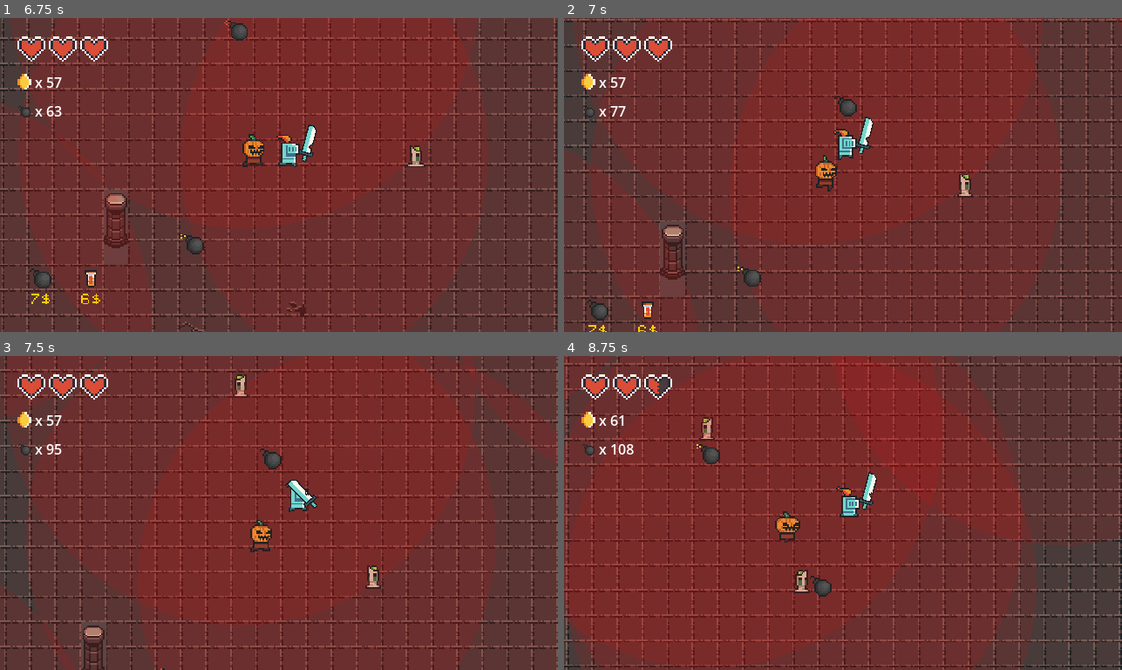
Above: before the commit, frames 1-4 (two rows, left to right).
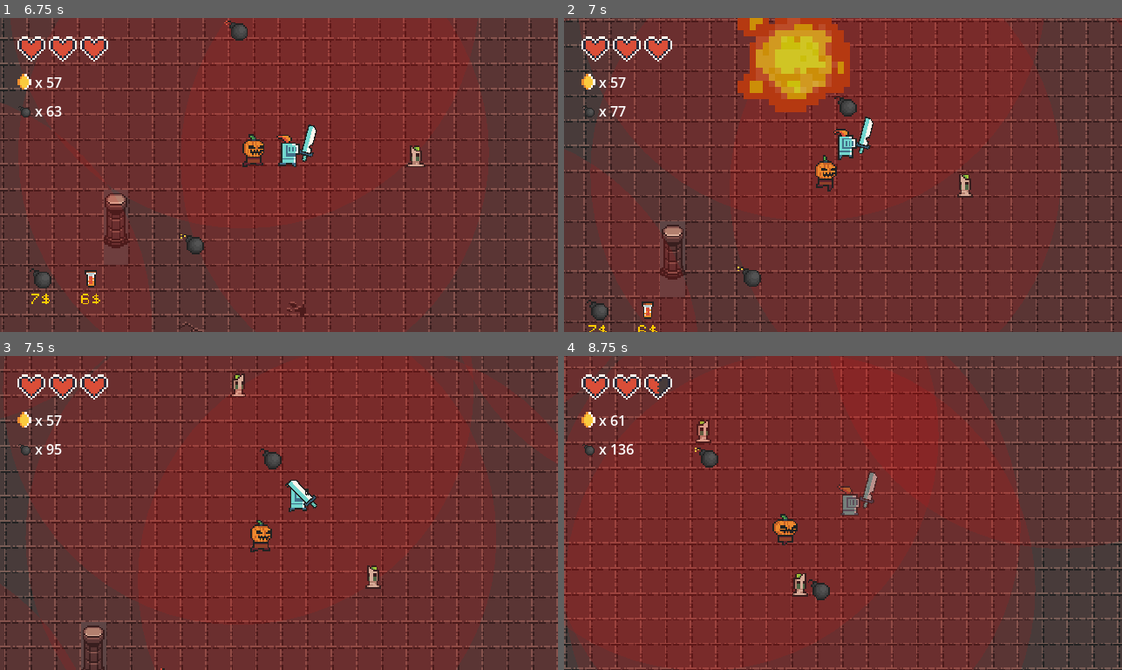
Above: after the commit, the same moments.

Repository: dadifr/Mobile_comp_Godot
Game: Godot game, scene res://scenes/world.tscn
Two runs of this game, one before a commit and one after it. Both use one fixed random seed, a clock stepped at 60 frames per second and the inputs below.
Inputs:
- Up to frame 1 (6.75 s): hold Right (ui_right) 0.53-1.28 s; tap Space (attack) at 0.6, 3.05, 3.6, 6.05 s; tap E (place_bomb) at 0.8, 1.35, 3.8, 5.1 s; hold Down (ui_down) 1.28-2.03 s; tap M at 1.55, 4.55, 5.85 s; hold Right (ui_right) 2.03-2.78 s; hold M 2.03-2.78 s; tap B at 2.3, 2.85 s; hold Up (ui_up) 2.78-3.53 s; hold Left (ui_left) 3.53-5.03 s; tap F (interact) at 4.35 s; hold Down (ui_down) 5.03-5.78 s; hold B 5.03-5.78 s; hold Right (ui_right) 5.78-6.53 s; hold Up (ui_up) from 6.53 s (still down); hold B from 6.53 s (still down)
- Up to frame 2 (7 s): keep holding Up (ui_up); keep holding B; tap E (place_bomb) at 6.8 s
- Up to frame 3 (7.5 s): release Up (ui_up) at 7.28 s; release B at 7.28 s; hold Right (ui_right) from 7.28 s (still down); tap Space (attack) at 7.35 s
- Up to frame 4 (8.75 s): tap M at 7.55 s; release Right (ui_right) at 8.03 s; hold Down (ui_down) from 8.03 s (still down); hold B from 8.03 s (still down); tap E (place_bomb) at 8.1 s

Frame 1 is identical in both runs. In frame 2, 4.9% of the frame differs, in the area x 31-52%, y 0-30%; in frame 3, 0.1%; in frame 4, 28%, in the area x 0-100%, y 0-100%.

Commit message:
fix sicurezza
salvaguardia per errori implementata sulle bombe, frecce e giocatori

Diff:
--- a/scenes/bomb.tscn
+++ b/scenes/bomb.tscn
@@ -55,7 +55,7 @@
 }],
 "loop": false,
 "name": &"explosion",
-"speed": 6.0
+"speed": 20.0
 }, {
 "frames": [{
 "duration": 1.0,
@@ -89,6 +89,8 @@
 sprite_frames = SubResource("SpriteFrames_3nocn")
 animation = &"explosion"
 autoplay = "timerDeto"
+frame = 3
+frame_progress = 1.0
 
 [node name="CollisionShape2D" type="CollisionShape2D" parent="."]
 position = Vector2(1, 1)
--- a/scenes/cavaliere.tscn
+++ b/scenes/cavaliere.tscn
@@ -127,6 +127,7 @@
 motion_mode = 1
 script = ExtResource("1_v6fml")
 bomb_scene = ExtResource("2_hicpa")
+knockback_force = 200.0
 metadata/_edit_group_ = true
 
 [node name="AnimatedSprite2D" type="AnimatedSprite2D" parent="."]
--- a/scripts/bomb.gd
+++ b/scripts/bomb.gd
@@ -1,6 +1,9 @@
 extends RigidBody2D
 
 @export var damage = 5
+
+# Variabile per assicurarci che esploda una volta sola
+var exploded = false
 
 func _ready():
 	# Colleghiamo il timer
@@ -10,26 +13,52 @@
 	explode()
 
 func explode():
+	# PROTEZIONE 1: Evita doppie esplosioni (se timer e collisione accadono insieme)
+	if exploded:
+		return
+	exploded = true
+
 	# 1. VISUAL
 	$AnimatedSprite2D.play("explosion")
-	$AnimatedSprite2D.scale = Vector2(4, 4) # Diventa grande (effetto boom economico)
+	$AnimatedSprite2D.scale = Vector2(4, 4)
 
-	# 2. LOGICA: Attiva l'area di danno
-	# Dobbiamo aspettare un micro-secondo che la fisica si aggiorni
-	$BlastArea.monitoring = true
+	# Blocchiamo la bomba dov'è, così non rotola via mentre esplode
+	freeze = true
 
-	await get_tree().create_timer(0.1).timeout # Aspetta un attimo per rilevare i nemici
+	# 2. LOGICA SICURA: Attiva l'area di danno
+	# IMPORTANTE: Usiamo set_deferred invece di cambiare "monitoring" direttamente.
+	# Questo evita crash se il motore fisico sta lavorando in quel momento.
+	$BlastArea.set_deferred("monitoring", true)
+
+	# PROTEZIONE 2: Tempismo Fisico
+	# Invece di un timer a caso (0.1), aspettiamo esattamente 2 frame fisici.
+	# Questo garantisce che Godot abbia aggiornato la lista dei corpi sovrapposti.
+	await get_tree().physics_frame
+	await get_tree().physics_frame
 
 	# 3. DANNO: Cerca chi c'è nell'area
 	var bodies = $BlastArea.get_overlapping_bodies()
+
 	for body in bodies:
+		# PROTEZIONE 3: Il corpo esiste ancora?
+		# Se un nemico muore nello stesso istante, questa riga evita il crash.
+		if not is_instance_valid(body):
+			continue
+
+		# Evitiamo che la bomba colpisca se stessa
+		if body == self:
+			continue
+
+		# Gestione Danno
 		if body.has_method("take_damage"):
-			body.take_damage(damage, global_position)
+			# Logica originale: Se è il player, fa solo 1 danno
+			if body.is_in_group("player"):
+				body.take_damage(2, global_position)
+			else:
+				# Altrimenti fa danno pieno (es. ai nemici)
+				body.take_damage(damage, global_position)
 
-
-		elif body.is_in_group("player"):
-			body.take_damage(1)
-			pass
-
-	# 4. PULIZIA: Rimuovi la bomba
+	# 4. PULIZIA
+	# Aspettiamo che l'animazione finisca prima di sparire, altrimenti non si vede il BOOM!
+	await $AnimatedSprite2D.animation_finished
 	queue_free()
--- a/scripts/cavaliere.gd
+++ b/scripts/cavaliere.gd
@@ -2,186 +2,196 @@
 
 @export var speed = 100.0
 @export var max_health = 6 # 3 Cuori
-@export var knockback_force = 200.0
+@export var bomb_scene: PackedScene
+
+# --- CONFIGURAZIONE COMBATTIMENTO ---
+@export var knockback_force = 250.0
+@export var invincibility_time = 1.0 # Tempo di invulnerabilità (1 secondo)
 @export var push_force = 5000.0
-@export var bomb_scene: PackedScene
-
 
 # Precaricamento scena Game Over
 var game_over_screen = preload("res://scenes/GameOverScreen.tscn")
 
 # Riferimenti ai nodi
 @onready var anim = $AnimatedSprite2D
-@onready var hand = $Hand # Il nodo che tiene l'arma
-
-#Riferimenti all'HUD
+@onready var hand = $Hand
+
+# Riferimenti all'HUD
 @export var coins = 0
 @export var bombs = 0
 
-# Definiamo dei segnali per avvisare l'HUD quando cambiano
+# Definiamo dei segnali per avvisare l'HUD
 signal coins_changed(new_amount)
 signal bombs_changed(new_amount)
+signal health_changed(new_health)
 
 # Variabili di stato
 var health = 6
-var is_hurt = false
-
-# Variabili direzione
+var is_hurt = false # Stato "Stordito" (non puoi muoverti mentre fai l'animazione hurt)
 var last_direction = Vector2.RIGHT
 
-# Segnali
-signal health_changed(new_health)
+# ### NUOVO ### Variabili per la sicurezza del danno
+var can_take_damage = true
+var knockback_vector = Vector2.ZERO # Vettore di spinta che decresce nel tempo
 
 func _ready():
 	health = max_health
 	health_changed.emit(health)
 
 func _physics_process(delta):
-	# --- 1. GESTIONE DANNO E KNOCKBACK ---
+	# --- 1. GESTIONE INPUT ---
+	var direction = Input.get_vector("ui_left", "ui_right", "ui_up", "ui_down")
+
+	# Se sono ferito (stordito dall'animazione), blocco il movimento VOLONTARIO
 	if is_hurt:
-		# Se sei colpito, scivoli all'indietro e NON puoi muoverti o attaccare
-		velocity = velocity.move_toward(Vector2.ZERO, 500 * delta)
-		move_and_slide()
-		return # Interrompiamo qui la funzione
-
-	# --- 2. MOVIMENTO STANDARD ---
-	var direction = Input.get_vector("ui_left", "ui_right", "ui_up", "ui_down")
-
-	if direction:
-		velocity = direction * speed
-		anim.play("run")
-	else:
-		velocity = Vector2.ZERO
-		anim.play("idle")
-
-	# --- NUOVO: AGGIORNA DOVE GUARDI ---
-	# Se ci stiamo muovendo (il vettore non è zero), aggiorniamo la direzione
+		direction = Vector2.ZERO
+
+	# --- 2. CALCOLO VELOCITÀ ---
+	# Velocità base data dall'input
+	velocity = direction * speed
+
+	# ### NUOVO: AGGIUNTA KNOCKBACK ###
+	# Sommiamo la spinta esterna al movimento
+	if knockback_vector != Vector2.ZERO:
+		velocity += knockback_vector
+		# Attrito: riduciamo la spinta gradualmente verso zero
+		knockback_vector = knockback_vector.move_toward(Vector2.ZERO, 500 * delta)
+
+	# --- 3. ANIMAZIONI ---
+	if not is_hurt: # Cambio animazione solo se non sto prendendo danno
+		if direction:
+			anim.play("run")
+		else:
+			anim.play("idle")
+
+	# --- 4. DIREZIONE DELLO SPRITE (Flip) ---
+	# Aggiorniamo last_direction solo se ci muoviamo volontariamente
 	if direction != Vector2.ZERO:
-		last_direction = direction
-
 		last_direction = direction.normalized()
 
-	# --- 3. DIREZIONE DELLO SPRITE E DELL'ARMA ---
-	if direction.x < 0:
-		anim.flip_h = true   # Player guarda a sinistra
-		hand.scale.x = -1    # L'arma si specchia
-
-		# NUOVO: Se la mano è a destra (positiva), portala a sinistra (negativa)
-		# abs() assicura che prendiamo il numero positivo, e il "-" davanti lo rende negativo
-		hand.position.x = -abs(hand.position.x)
-
-	elif direction.x > 0:
-		anim.flip_h = false  # Player guarda a destra
-		hand.scale.x = 1     # L'arma torna normale
-
-		# NUOVO: Riportiamo la mano a destra (positiva)
-		hand.position.x = abs(hand.position.x)
-
-	# --- 4. INPUT ATTACCO ---
-	if Input.is_action_just_pressed("attack"):
+		if direction.x < 0:
+			anim.flip_h = true
+			hand.scale.x = -1
+			hand.position.x = -abs(hand.position.x)
+		elif direction.x > 0:
+			anim.flip_h = false
+			hand.scale.x = 1
+			hand.position.x = abs(hand.position.x)
+
+	# --- 5. INPUT ATTACCO ---
+	if Input.is_action_just_pressed("attack") and not is_hurt:
 		attempt_attack()
 
-	# --- DEBUG / CHEAT ---
-	# Usa "is_key_pressed" per tasti rapidi senza doverli configurare nell'Input Map
-	if Input.is_key_pressed(KEY_M):
-		add_coin(1) # Aggiunge 1 moneta
-
-	if Input.is_key_pressed(KEY_B):
-		add_bomb(1) # Aggiunge 1 bomba
-
-	# --- 5. PLACMENT BOMBE ---
-	# Tasto "E" per piazzare la bomba
-	if Input.is_action_just_pressed("place_bomb"):
+	# --- 6. DEBUG / CHEAT ---
+	if Input.is_key_pressed(KEY_M): add_coin(1)
+	if Input.is_key_pressed(KEY_B): add_bomb(1)
+
+	# --- 7. PIAZZAMENTO BOMBE ---
+	if Input.is_action_just_pressed("place_bomb") and not is_hurt:
 		place_bomb()
-	# --- 6. APPLICA IL MOVIMENTO ---
+
+	# --- 8. APPLICA IL MOVIMENTO ---
 	move_and_slide()
 
-	# --- 7. LOGICA SPINTA OGGETTI ---
-	# Controlliamo tutte le collisioni avvenute in questo frame
+	# --- 9. LOGICA SPINTA RIGIDBODIES ---
 	for i in get_slide_collision_count():
 		var collision = get_slide_collision(i)
 		var collider = collision.get_collider()
-
 		if collider is RigidBody2D:
-			# 1. Direzione dell'urto (dal player verso la bomba)
-			# Usiamo "-collision.get_normal()" che è precisissimo
 			var push_dir = -collision.get_normal()
-			var push_speed = speed * 1.5
-
-			# Applichiamo la velocità direttamente
-			collider.linear_velocity = push_dir * push_speed
-
-
-
-# Funzione per attaccare con l'arma equipaggiata
+			# Usiamo una spinta più leggera per le casse
+			collider.linear_velocity = push_dir * speed * 1.5
+
+# Funzione per attaccare
 func attempt_attack():
-	# Controlliamo se la mano ha un figlio (l'arma)
 	if hand.get_child_count() > 0:
 		var weapon = hand.get_child(0)
 		if weapon.has_method("attack"):
 			weapon.attack()
-	else:
-		print("Sono disarmato!")
-
-# Funzione per ricevere danno
+
+# ### NUOVO: FUNZIONE TAKE DAMAGE BLINDATA ###
 func take_damage(amount, enemy_pos = Vector2.ZERO):
-	if is_hurt: return
-
-	is_hurt = true
+	# SICUREZZA 1: Se sono invincibile, ignora tutto
+	if not can_take_damage:
+		return
+
+	# 1. Applica Danno
 	health -= amount
 	health_changed.emit(health)
-	print("Vita: ", health)
-
-	# Calcolo Knockback
-	if enemy_pos != Vector2.ZERO:
-		var knockback_dir = (global_position - enemy_pos).normalized()
-		velocity = knockback_dir * knockback_force
-
-	anim.play("hurt")
+	print("Ahi! Vita: ", health)
 
 	if health <= 0:
 		die()
-	else:
-		await anim.animation_finished
-		is_hurt = false
-		anim.play("idle")
+		return
+
+	# 2. Attiva Invincibilità (I-Frames)
+	start_invincibility()
+
+	# 3. Calcola il Knockback (Spinta indietro)
+	if enemy_pos != Vector2.ZERO:
+		# Direzione: DAL nemico VERSO di me
+		var knockback_dir = (global_position - enemy_pos).normalized()
+		knockback_vector = knockback_dir * knockback_force
+
+	# 4. Gestione Animazione "Stordimento"
+	is_hurt = true
+	anim.play("hurt")
+
+	# Aspettiamo che finisca l'animazione di "dolore" per ridare i comandi
+	await anim.animation_finished
+	is_hurt = false
+	anim.play("idle")
+
+# ### NUOVO: GESTIONE INVINCIBILITÀ ###
+func start_invincibility():
+	can_take_damage = false
+
+	# Effetto visivo: diventi semi-trasparente
+	modulate.a = 0.5
+
+	# Timer per finire l'invincibilità
+	var timer = get_tree().create_timer(invincibility_time)
+	timer.timeout.connect(_on_invincibility_end)
+
+func _on_invincibility_end():
+	can_take_damage = true
+	modulate.a = 1.0 # Torni opaco normale
 
 func heal(amount):
-	# Aumentiamo la vita
 	health += amount
-
-	# Non superiamo mai la vita massima!
 	if health > max_health:
 		health = max_health
-
-	# Aggiorniamo l'HUD
 	health_changed.emit(health)
-
-	print("Curato! Vita attuale: ", health)
+	print("Curato! Vita: ", health)
 
 func die():
 	print("GAME OVER")
+	# Disattiva fisica e collisioni
 	set_physics_process(false)
-	is_hurt = true
 	$CollisionShape2D.set_deferred("disabled", true)
 
+	# Animazione morte drammatica (telecamera ferma, player cade)
 	var camera = $Camera2D
-	var old_pos = camera.global_position
-	camera.top_level = true
-	camera.global_position = old_pos
-	camera.position_smoothing_enabled = false
-
+	if is_instance_valid(camera):
+		var old_pos = camera.global_position
+		camera.top_level = true
+		camera.global_position = old_pos
+		camera.position_smoothing_enabled = false
+
+	# Animazione caduta
 	var tween = create_tween()
 	tween.tween_property(self, "position:y", position.y - 40, 0.3).set_trans(Tween.TRANS_SINE).set_ease(Tween.EASE_OUT)
 	tween.tween_property(self, "position:y", position.y + 1000, 1.5).set_trans(Tween.TRANS_SINE).set_ease(Tween.EASE_IN)
 
-	anim.play("hurt")
+	anim.play("hurt") # O un'animazione "death" se ce l'hai
 
 	await tween.finished
 
+	# Rilascia la camera prima di morire
 	if is_instance_valid(camera):
 		camera.reparent(get_parent())
 
+	# Schermata Game Over
 	var screen_instance = game_over_screen.instantiate()
 	get_tree().root.add_child(screen_instance)
 
@@ -189,27 +199,22 @@
 
 func add_coin(amount):
 	coins += amount
-	coins_changed.emit(coins) # Avvisa l'HUD
-	print("Monete: ", coins)
+	coins_changed.emit(coins)
 
 func add_bomb(amount):
 	bombs += amount
-	bombs_changed.emit(bombs) # Avvisa l'HUD
-	print("Bombe: ", bombs)
+	bombs_changed.emit(bombs)
 
 func place_bomb():
 	if bombs > 0:
 		bombs -= 1
 		bombs_changed.emit(bombs)
 
+		# Controllo di sicurezza: ho la scena della bomba?
 		if bomb_scene:
 			var bomb = bomb_scene.instantiate()
-
-			# --- CALCOLO POSIZIONE ---
-			# Distanza in pixel
 			var distance = 40
-
-			# La posizione è: DOVE SONO IO + (DIREZIONE * DISTANZA)
 			bomb.global_position = global_position + (last_direction * distance)
-
 			get_parent().add_child(bomb)
+		else:
+			print("ERRORE: Manca la scena della Bomba nel Player!")
--- a/scripts/freccia.gd
+++ b/scripts/freccia.gd
@@ -1,24 +1,51 @@
 extends Area2D
-
 
 @export var speed = 200.0
 @export var damage = 1
+@export var life_time: float = 5.0 # SICUREZZA 1: Tempo massimo di vita
+
 var direction = Vector2.ZERO
+var shooter = null
 
 func _ready():
+	# Colleghiamo il segnale di collisione
 	body_entered.connect(_on_body_entered)
+
+	# SICUREZZA 1 (Memoria): "Timer di autodistruzione"
+	# Se la freccia vaga nel vuoto per 5 secondi, si distrugge da sola.
+	# Questo impedisce al gioco di rallentare se spari fuori mappa.
+	get_tree().create_timer(life_time).timeout.connect(queue_free)
 
 func _physics_process(delta):
 	position += direction * speed * delta
 
 func _on_body_entered(body):
+	# SICUREZZA GENERALE: Controlliamo sempre se il corpo esiste ancora
+	if not is_instance_valid(body):
+		return
+
+	# Se il corpo che ho colpito è lo stesso che mi ha sparato, IGNORALO.
+	if body == shooter:
+		return
+
+	# CASO 1: Colpisce il Player
 	if body.is_in_group("player"):
+		# SICUREZZA 2 (Metodo): Verifica se la funzione esiste prima di chiamarla
 		if body.has_method("take_damage"):
 			body.take_damage(damage, global_position)
-		queue_free() # Distruggi il proiettile dopo il colpo
-	elif body is StaticBody2D or body is TileMap: # O altri ostacoli solidi
+		else:
+			# Debug utile per noi sviluppatori
+			printerr("ATTENZIONE: Il nodo ", body.name, " è nel gruppo 'player' ma non ha 'take_damage'!")
+
+		queue_free() # La freccia si distrugge dopo aver colpito
+
+	# CASO 2: Colpisce un Muro o Ostacolo
+	# Invece di chiedere "Sei un Muro? O sei un TileMap?", usiamo una logica più ampia.
+	# Se il corpo NON è un'Area2D (quindi è un corpo fisico solido), ci schiantiamo.
+	elif not body is Area2D:
+		# Questo copre: StaticBody2D, TileMap, TileMapLayer (nuovo Godot 4), RigidBody2D
 		queue_free()
 
-# Opzionale: distruggi il proiettile se esce dallo schermo
+# SICUREZZA 3 (Schermo): Manteniamo questo come backup
 func _on_visible_on_screen_notifier_2d_screen_exited():
 	queue_free()
--- a/scripts/scheletro.gd
+++ b/scripts/scheletro.gd
@@ -244,6 +244,7 @@
 		var proj = projectile_scene.instantiate()
 		# 2. Posizionalo (puoi aggiungere un Marker2D nel mob per il punto esatto)
 		proj.global_position = global_position
+		proj.shooter = self
 		# 3. Calcola la direzione verso il player
 		var shoot_dir = (player.global_position - global_position).normalized()
 		proj.direction = shoot_dir
